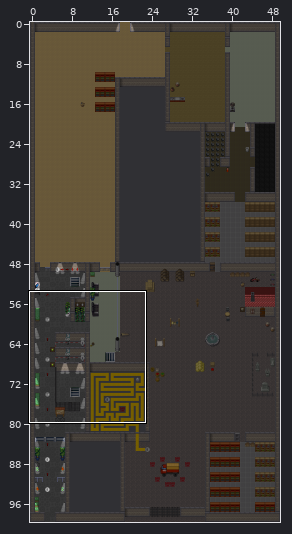
Tiled map (JSON), stored at maps/ebk_e0.json. The picture above shows the old version from afar; the outline marks the close-up.
Close-up. Before the edit:
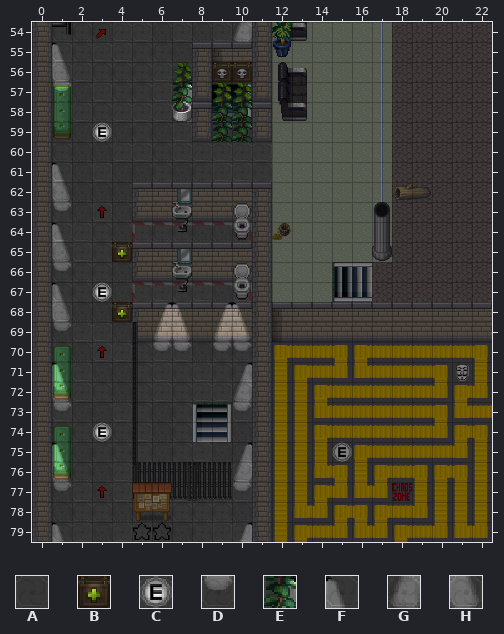
Cells are 32x32 px. Shown: x 0..22, y 54..79. The commit also changed other parts of the map, which this record leaves out.
Key: from "nightoverlay": A 0, B 1, C 1 turned 180, D 2, E 3, F 3 flipped left-right, G 11, H 11 flipped left-right.
_ is an empty cell.
Layers that did not change in this view are not listed.
Layer "Nightoverlay" before, first column x 0:
54 AAAAAAAAAAGAAAAAAAAAAAA
55 AFAAAAAAAAAAAAAAAAAAAAA
56 AHAAAAAAAAAAAAAAAAAAAAA
57 ADAAAAAEAAAAAAAAAAAAAAA
58 AAAAAAAGAAAAAAAAAAAAAAA
59 AAACAAAAAAAAAAAAAAAAAAA
60 AAAAAAAAAAAAAAAAAAAAAAA
61 AFAAAAAAAAAAAAAAAAAAAAA
62 AHAAAAAAAAAAAAAAAAAAAAA
63 ADAAAAAAAAAAAAAAAAAAAAA
64 AFAAAAAAAAAAAAAAAAAAAAA
65 AHAABAAAAAAAAAAAAAAAAAA
66 ADAAAAAAAAAAAAAAAAAAAAA
67 AFACAAAAAAAAAAAAAAAAAAA
68 AHAABAEFAEFAAAAAAAAAAAA
69 ADAAAAGHAGHAAAAAAAAAAAA
70 AAAAAADDADDAAAAAAAAAAAA
71 AFAAAAAAAAEAAAAAAAAAAAA
72 AHAAAAAAAAGAAAAAAAAAAAA
73 ADAAAAAAAADAAAAAAAAAAAA
74 AAACAAAAAAAAAAAAAAAAAAA
75 AFAAAAAAAAEAAAAAAAAAAAA
76 AHAAAAAAAAGAAAAAAAAAAAA
77 ADAAAAAAAADAAAAAAAAAAAA
78 AAAAAAAAAAAAAAAAAAAAAAA
79 AFAAAAAAAAEAAAAAAAAAAAA
The same view after the edit:
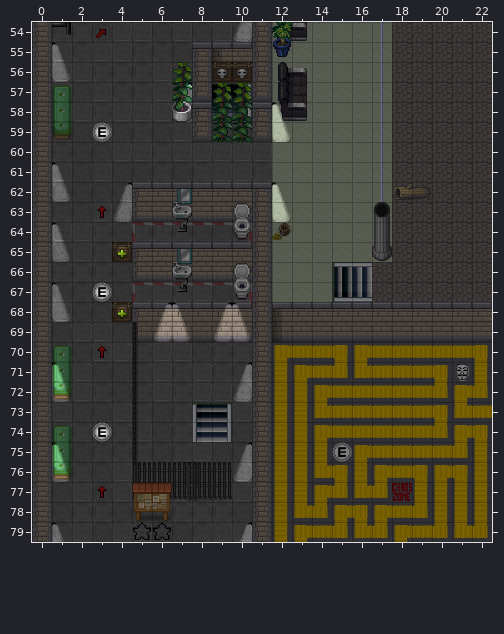
See-through tiles are keyed as they look on the map.
Edits made:
Layer "Nightoverlay":
Tile D gives way to tile A in row 57 at x 1; in row 63 at x 1; in row 66 at x 1; in row 69 at x 1; in row 70 at x 6 to 7 and 9 to 10; in row 73 at x 1 and 10.
Tile D gives way to tile A in row 77 at x 1 and 10.
Tile A gives way to tile E in row 62 at x 4.
Tile A gives way to tile F in row 58 at x 12; in row 62 at x 12.
Tile A gives way to tile G in row 63 at x 4.
Tile A gives way to tile H in row 59 at x 12; in row 63 at x 12.
